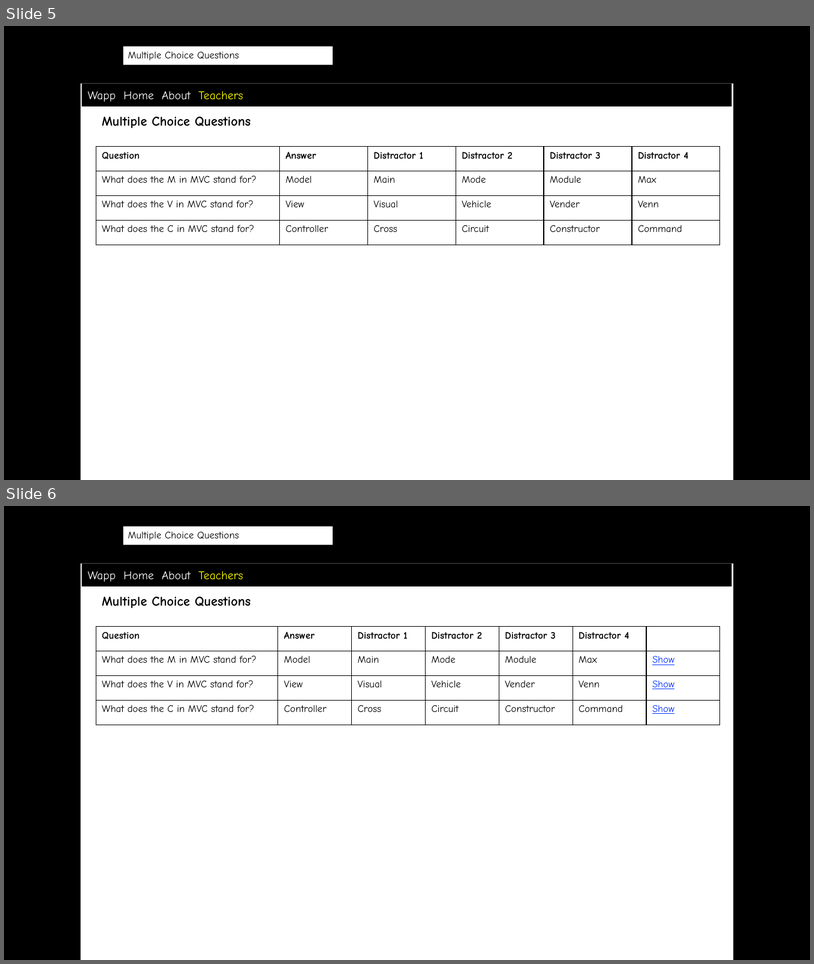
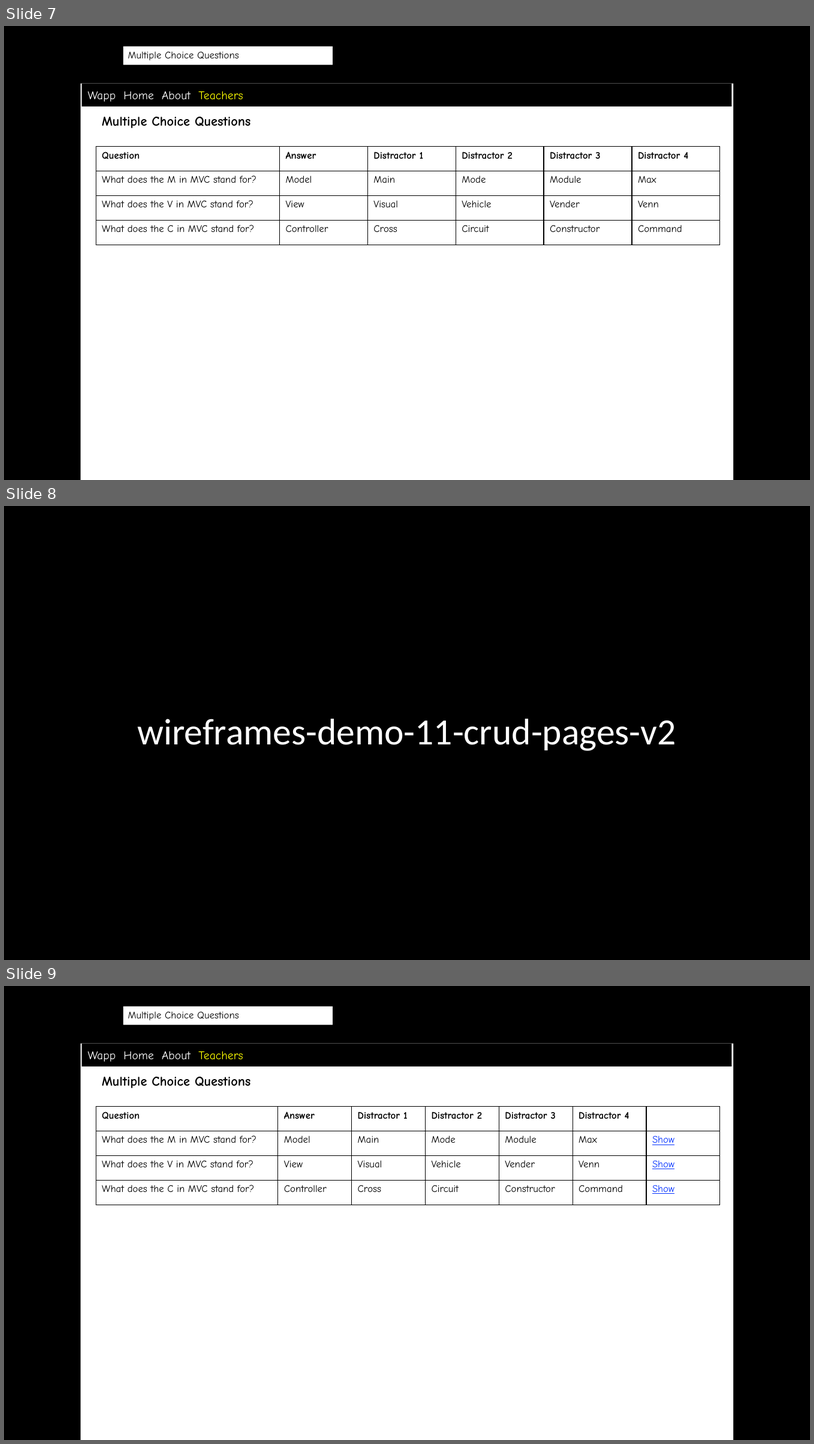
Before and after one commit to scott-fleming/wapp, a slide deck: docs/wireframes.pptx. Shown one above the other, each under a label of ours: slides 5 and 6 before the commit, slides 7, 8 and 9 after it. The pictures are 814x964 and 814x1444 pixels, drawn with LibreOffice and Linux fonts; fonts in the diff are those of the drawing; background and template pictures are left out. Boxes give left, top, right and bottom in pixels: in the first picture for what was removed or moved away, otherwise in the second. Text is boxed around its words. In the diff, an @@ line names an element or a change of style, - is before the commit and + after.

Commit message:
Updated model class and wireframes diagrams

```diff
--- a/docs/wireframes.pptx
+++ b/docs/wireframes.pptx
@@ slide 8 added at <box>4,506,810,960</box>, background picture (left out); not listed: 1 template element that a slide beside it also shows @@
@@ rectangle added at <box>4,506,810,960</box>, fill #000000 @@
@@ title added at <box>137,718,676,751</box>, 44 pt, text #FFFFFF @@
+wireframes-demo-11-crud-pages-v2
@@ what was slide 5 is now slide 7 @@
@@ what was slide 6 is now slide 9 @@
```
Also in this commit, not shown: 12 other slides added, 8 other files.
